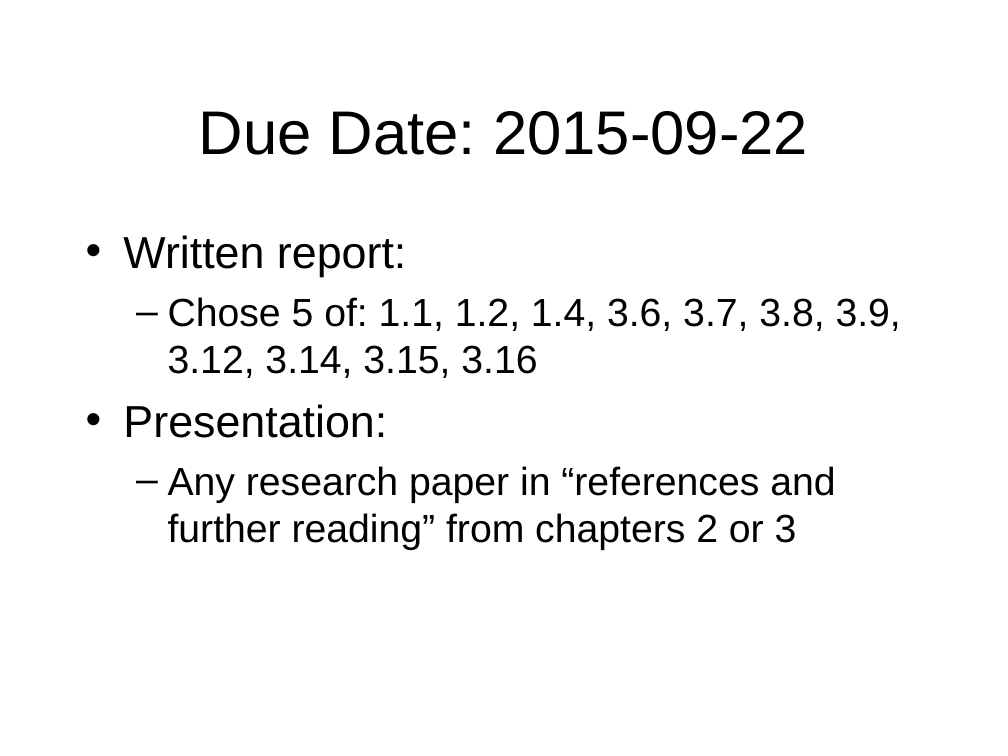
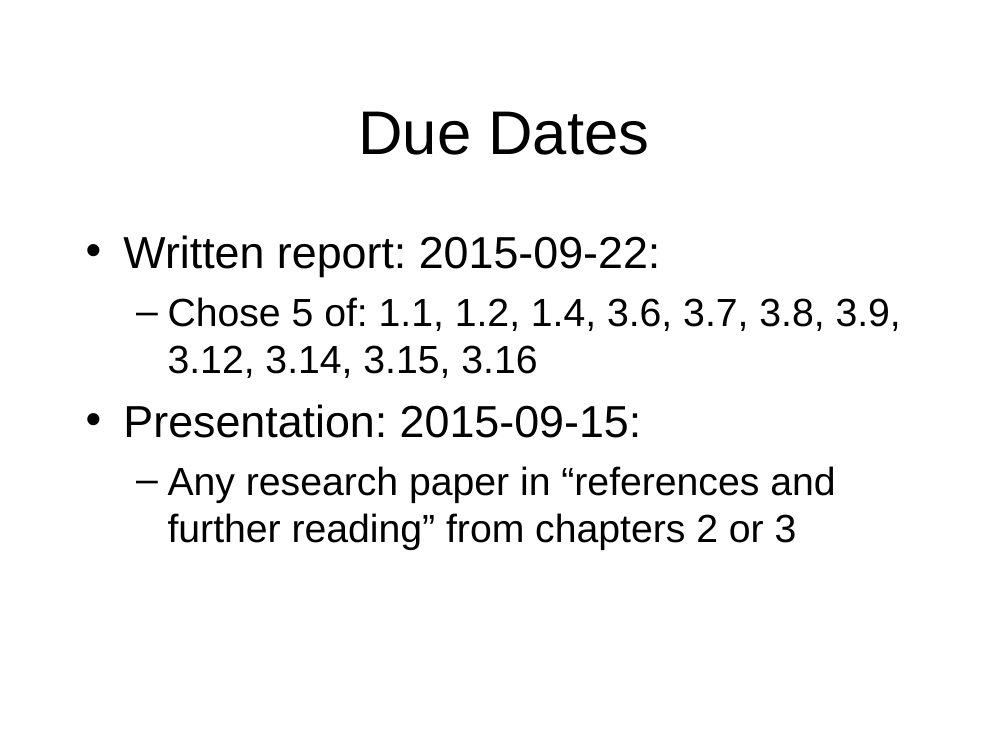
Before and after one commit to phvargas/cs834-f16, a slide deck: slide 2 of assignments/assignment1.ppt. Drawn at 1008x756 pixels with LibreOffice and Linux fonts; fonts in the diff are those of the drawing. Boxes give left, top, right and bottom in pixels: in the first picture for what was removed or moved away, otherwise in the second. Text is boxed around its words. In the diff, an @@ line names an element or a change of style, - is before the commit and + after.

Commit message:
updated A1

```diff
--- a/assignments/assignment1.ppt
+++ b/assignments/assignment1.ppt
@@ title at <box>358,111,649,155</box>: text changed @@
-Due Date: 2015-09-22
+Due Dates
@@ text at <box>123,235,661,277</box>: text changed @@
-• Written report:
+• Written report: 2015-09-22:
@@ text at <box>123,404,642,438</box>: text changed @@
-• Presentation:
+• Presentation: 2015-09-15:
```
Also in this commit, not shown: 1 other slide changed.
